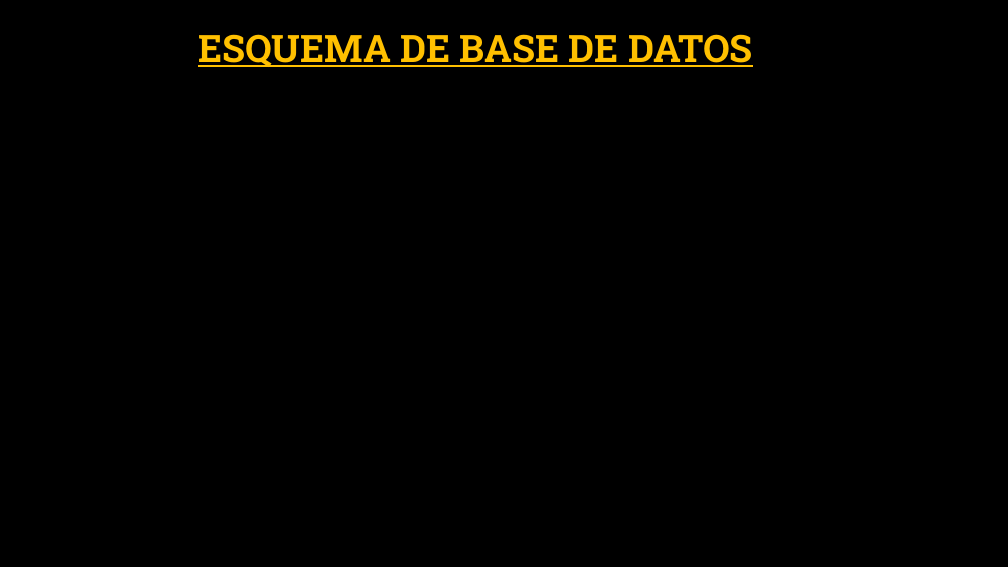
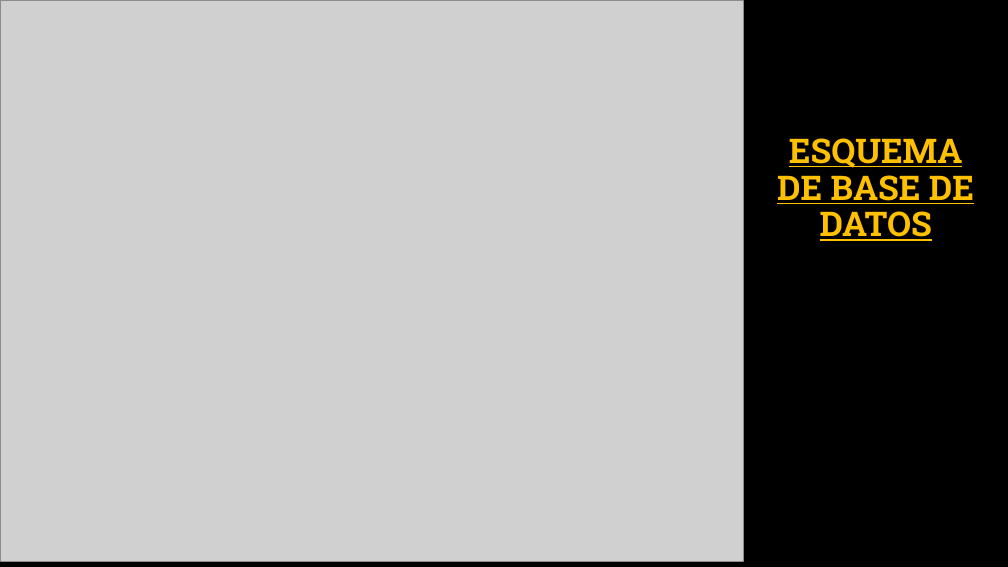
Before and after one commit to Fleon02/VolandoVoy, a slide deck: slide 10 of Presentación Trabajo Fin De Grado David Corredor Miguel, Antonio Castillo y Francisco Leon.pptx. Drawn at 1008x567 pixels with LibreOffice and Linux fonts; fonts in the diff are those of the drawing; grey boxes stand for pictures; background and template pictures are left out. Boxes give left, top, right and bottom in pixels: in the first picture for what was removed or moved away, otherwise in the second. Text is boxed around its words. In the diff, an @@ line names an element or a change of style, - is before the commit and + after.

```diff
--- a/Presentación Trabajo Fin De Grado David Corredor Miguel, Antonio Castillo y Francisco Leon.pptx
+++ b/Presentación Trabajo Fin De Grado David Corredor Miguel, Antonio Castillo y Francisco Leon.pptx
@@ picture added at (0, 0, 743, 561) @@
@@ title "ESQUEMA DE BASE DE DATOS": place and size @@
-title "ESQUEMA DE BASE DE DATOS" at (198, 34, 753, 67)
+title "ESQUEMA DE BASE DE DATOS" at (777, 138, 974, 241)
@@ title "ESQUEMA DE BASE DE DATOS" at (777, 138, 974, 241): size 36 to 32.4 pt @@
```
Also in this commit, not shown: 3 other slides changed, 3 other files.
